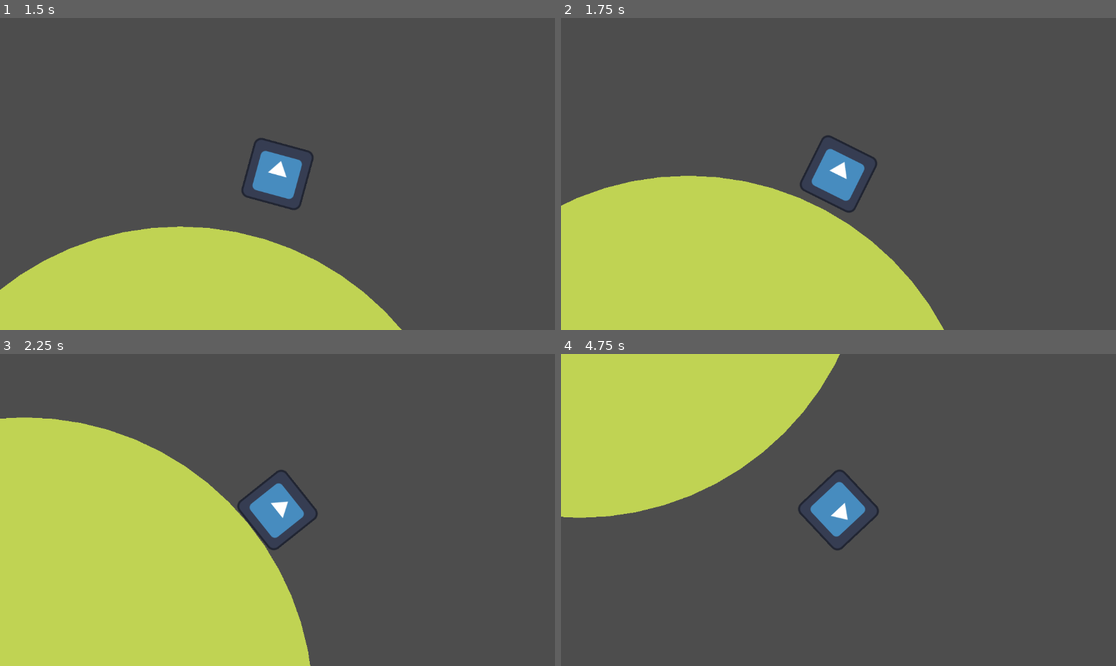
Above: before the commit, frames 1-4 (two rows, left to right).
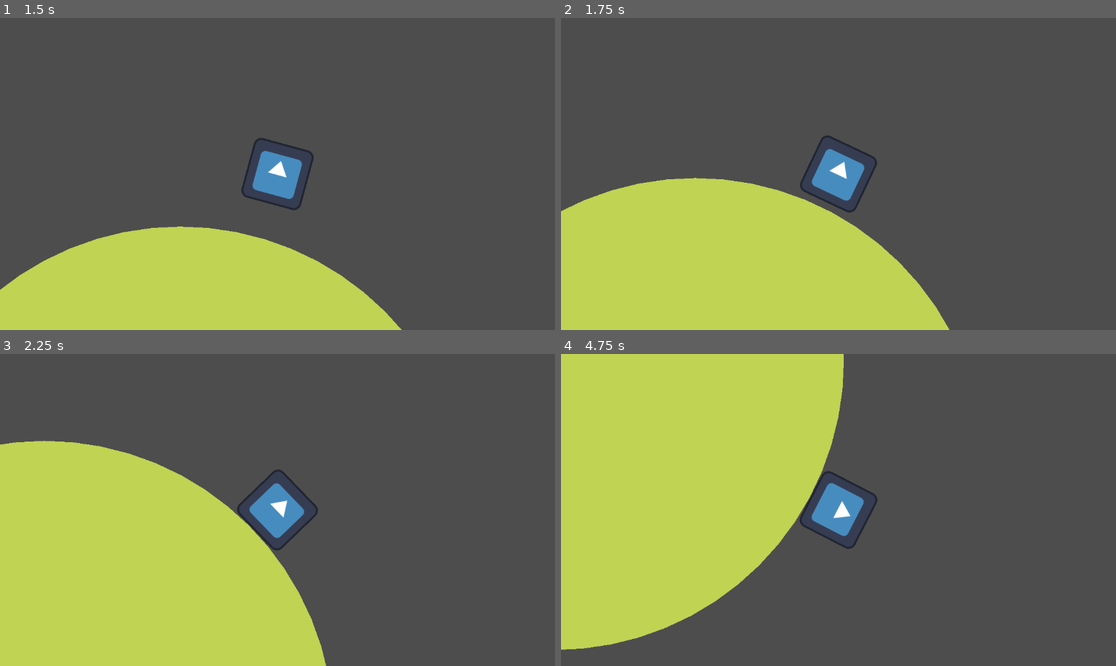
Above: after the commit, the same moments.

Repository: Enzo-Nacly/Dust
Game: Godot game, scene res://assets/game/main.tscn
Same seed, same stepped clock (60 frames per second), same inputs: the game is played once before the commit and once after it. The engine's default icon, where the game draws it, is replaced by a stand-in: a white triangle on a blue panel in a dark square.
Inputs:
- Up to frame 1 (1.5 s): tap Enter (ui_accept) at 0.5, 0.77 s; hold Right (ui_right) from 0.53 s (still down)
- Up to frame 2 (1.75 s): keep holding Right (ui_right); tap Enter (ui_accept) at 1.52 s
- Up to frame 3 (2.25 s): release Right (ui_right) at 2.03 s; hold Left (ui_left) from 2.03 s (still down)
- Up to frame 4 (4.75 s): release Left (ui_left) at 2.78 s; hold Right (ui_right) 2.78-4.28 s; tap Enter (ui_accept) at 3.02, 3.77, 4.52 s; hold Left (ui_left) from 4.28 s (still down)

Frame 1 is identical in both runs. In frame 2, 0.8% of the frame differs, in the area x 0-70%, y 37-100%; in frame 3, 3.4%; in frame 4, 19%, in the area x 0-58%, y 0-95%.

Commit message:
deixando como tava (proporção da velocidade em 5)

Diff:
--- a/assets/entities/player.tscn
+++ b/assets/entities/player.tscn
@@ -23,7 +23,6 @@
 [node name="Components" type="Node" parent="." unique_id=813608034]
 
 [node name="Movement_Componet" parent="Components" unique_id=501626970 instance=ExtResource("3_gdgnb")]
-proporcao_velocidade = 6.0
 
 [node name="Rotation_Component" parent="Components" unique_id=1188201077 instance=ExtResource("4_06akj")]
 
